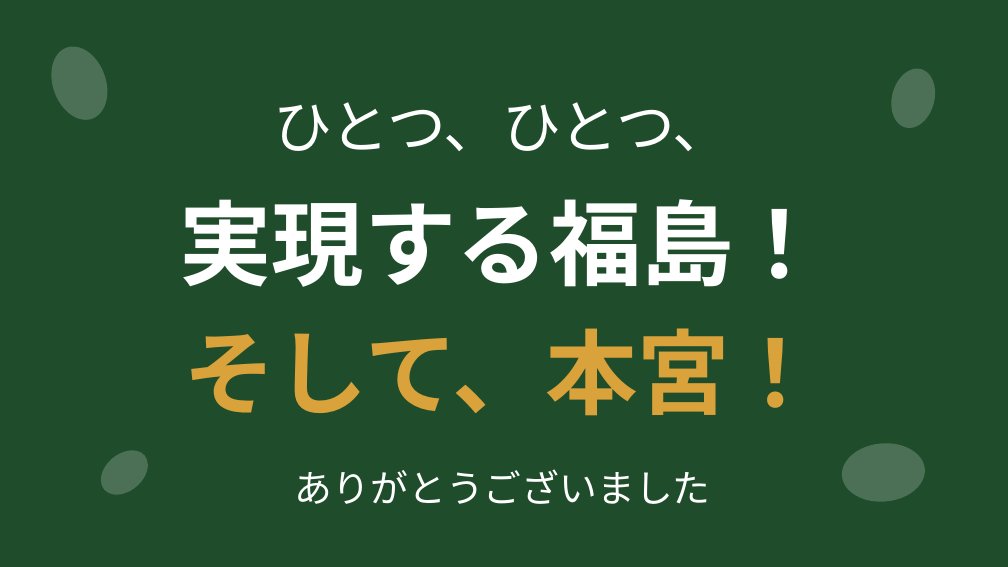
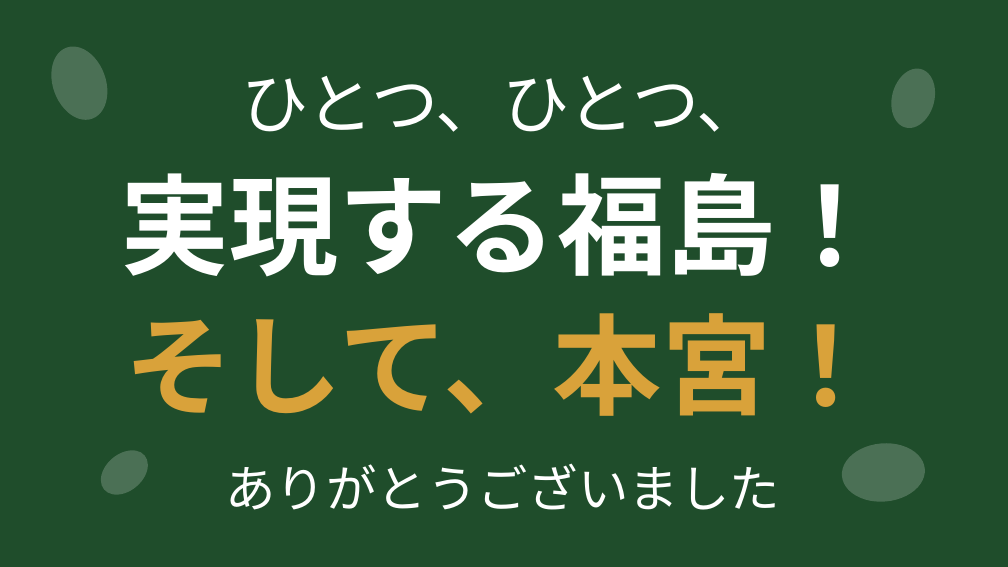
Before and after one commit to liberabitjp-hue/-, a slide deck: slide 13 of slides/お米アピール大作戦_発表スライド.pptx. Drawn at 1008x567 pixels with LibreOffice and Linux fonts; fonts in the diff are those of the drawing. Boxes give left, top, right and bottom in pixels: in the first picture for what was removed or moved away, otherwise in the second. Text is boxed around its words. In the diff, an @@ line names an element or a change of style, - is before the commit and + after.

```diff
--- a/slides/お米アピール大作戦_発表スライド.pptx
+++ b/slides/お米アピール大作戦_発表スライド.pptx
@@ text "ひとつ、ひとつ、": place and size @@
-text "ひとつ、ひとつ、" at (274, 102, 732, 151)
+text "ひとつ、ひとつ、" at (241, 76, 764, 132)
@@ text "ひとつ、ひとつ、" at (241, 76, 764, 132): size 56 to 64 pt @@
@@ text "実現する福島！" at (120, 173, 884, 277): size 88 to 104 pt @@
@@ text "実現する福島！": place and size @@
-text "実現する福島！" at (179, 199, 826, 287)
+text "実現する福島！" at (120, 173, 884, 277)
@@ text "そして、本宮！": place and size @@
-text "そして、本宮！" at (183, 328, 822, 416)
+text "そして、本宮！" at (125, 313, 881, 416)
@@ text "そして、本宮！" at (125, 313, 881, 416): size 88 to 104 pt @@
@@ text "ありがとうございました" at (226, 463, 780, 510): size 36 to 48 pt @@
```
Also in this commit, not shown: 12 other slides changed.
